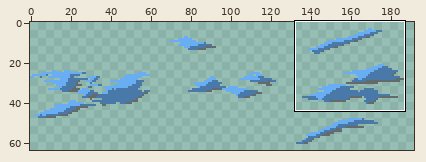
Sprite sheet, stored at Rpg.Client/Rpg.Client/Content/Sprites/GameObjects/Clouds.png. Above: a wide view before the commit, with the close-up outlined.
Close-up. Before the edit:
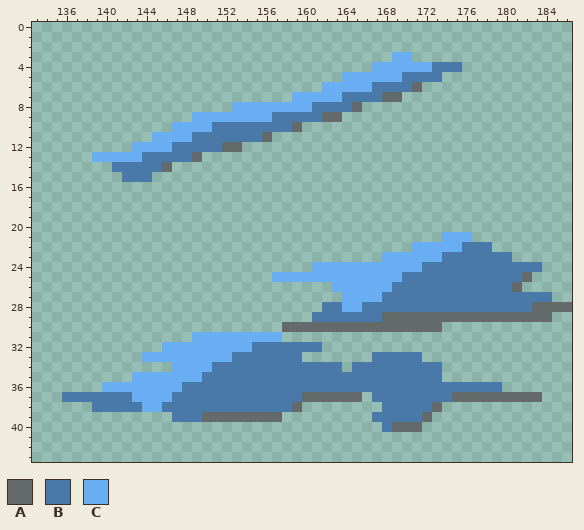
The file is 192x64 pixels. Shown: x 133..186, y 0..43. The commit also changed other parts of the picture, which this record leaves out.
Palette (. is transparent): A #646a69  B #4979a8  C #69aef2
Pixels before, first column x 136:
 3 .................................CC................
 4 ...............................CCCCCCBBB...........
 5 ............................CCCCCCBBBB.............
 6 ..........................CCCCCBBBBA...............
 7 .......................CCCCCBBBBAA.................
 8 .................CCCCCCCCBBBBA.....................
 9 .............CCCCCCCCBBBBBAA.......................
10 ...........CCCCBBBBBBBBA...........................
11 .........CCCCBBBBBBBA..............................
12 .......CCCCBBBBBAA.................................
13 ...CCCCCBBBBBA.....................................
14 .....BBBBBA........................................
15 ......BBB..........................................
16 ...................................................
17 ...................................................
18 ...................................................
19 ...................................................
20 ...................................................
21 ......................................CCC..........
22 ...................................CCCCCBBB........
23 ................................CCCCCCBBBBBBB......
24 .........................CCCCCCCCCCCBBBBBBBBBBBB...
25 .....................CCCCCCCCCCCCCBBBBBBBBBBBBA....
26 ...........................CCCCCCBBBBBBBBBBBBA.....
27 ............................CCCCBBBBBBBBBBBBBBBBB..
28 ..........................BBCCBBBBBBBBBBBBBBBBBAAAA
29 .........................BBBBBBBAAAAAAAAAAAAAAAAA..
30 ......................AAAAAAAAAAAAAAAA.............
31 .............CCCCCCCCC.............................
32 ..........CCCCCCCCCBBBBBBB.........................
33 ........CCCCCCCCCBBBBBBB.......BBBBB...............
34 ...........CCCCBBBBBBBBBBBBB.BBBBBBBBB.............
35 .......CCCCCCCBBBBBBBBBBBBBBBBBBBBBBBB.............
36 ....CCCCCCCCBBBBBBBBBBBBBBBBBBBBBBBBBBBBBBBB.......
37 BBBBBBBCCCCBBBBBBBBBBBBBAAAAAA.BBBBBBBBAAAAAAAAA...
38 ...BBBBBCCBBBBBBBBBBBBBA........BBBBBA.............
39 ...........BBBAAAAAAAA.........BBBBBA..............
40 ................................BAAA...............
And afterwards:
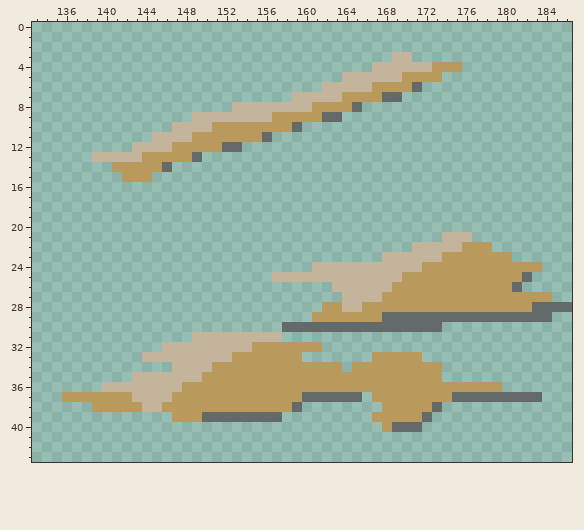
Changes in this commit:
colour B: #4979a8 -> #ba995d
colour C: #69aef2 -> #c3b49b
Pixel boxes of the changes (left, top, right, bottom) in both close-ups:
changed: (92, 52, 462, 182)
changed: (62, 232, 552, 432)
